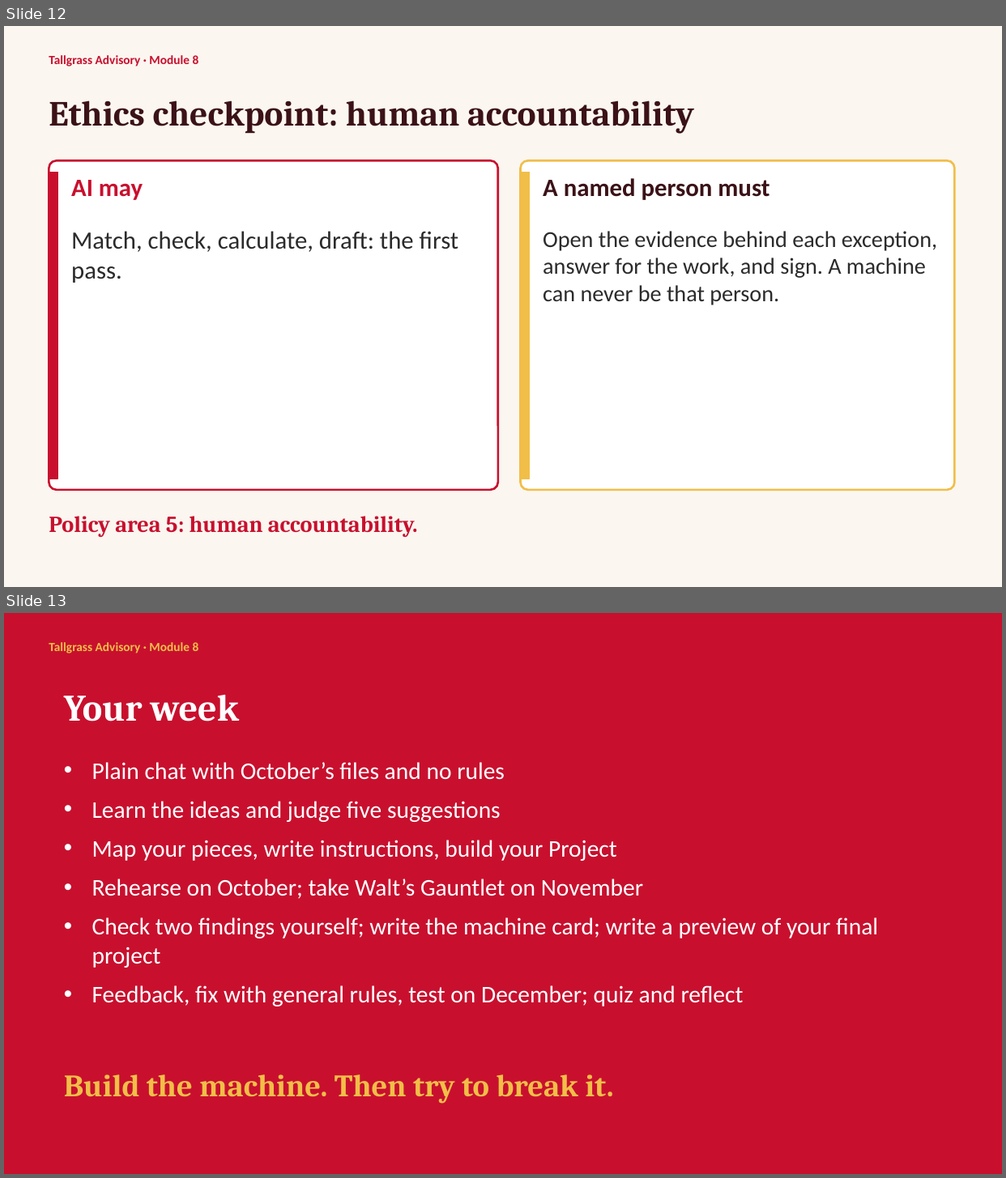
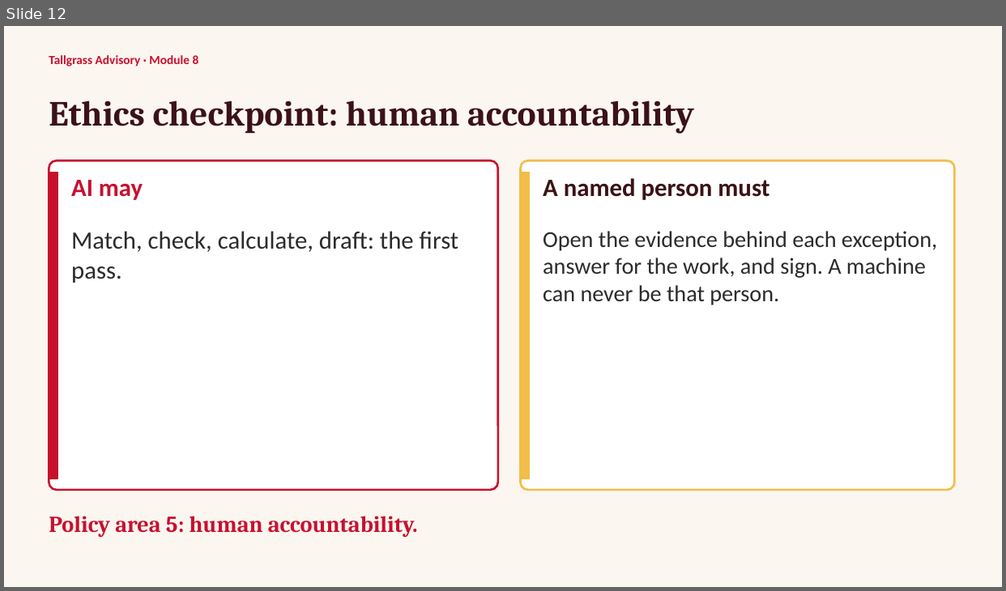
Before and after one commit to bradtrinkle/acct4420-course, a slide deck: downloads/module-8-slides.pptx. Shown one above the other, each under a label of ours: slides 12 and 13 before the commit, slide 12 after it. The pictures are 1006x1178 and 1006x591 pixels, drawn with LibreOffice and Linux fonts; fonts in the diff are those of the drawing. Boxes give left, top, right and bottom in pixels: in the first picture for what was removed or moved away, otherwise in the second. Text is boxed around its words. In the diff, an @@ line names an element or a change of style, - is before the commit and + after.

```diff
--- a/downloads/module-8-slides.pptx
+++ b/downloads/module-8-slides.pptx
@@ slide 13 removed at <box>4,613,1002,1174</box>, background #C8102E @@
@@ text removed at <box>49,642,199,653</box> @@
-Tallgrass Advisory · Module 8
@@ text removed at <box>64,695,239,722</box> @@
-Your week
@@ text removed at <box>92,762,878,1007</box> @@
-• Plain chat with October’s files and no rules
-• Learn the ideas and judge five suggestions
-• Map your pieces, write instructions, build your Project
-• Rehearse on October; take Walt’s Gauntlet on November
-• Check two findings yourself; write the machine card; write a preview of your final project
-• Feedback, fix with general rules, test on December; quiz and reflect
@@ text removed at <box>64,1075,613,1104</box> @@
-Build the machine. Then try to break it.
```
Also in this commit, not shown: 1 slide added, 29 other files.
